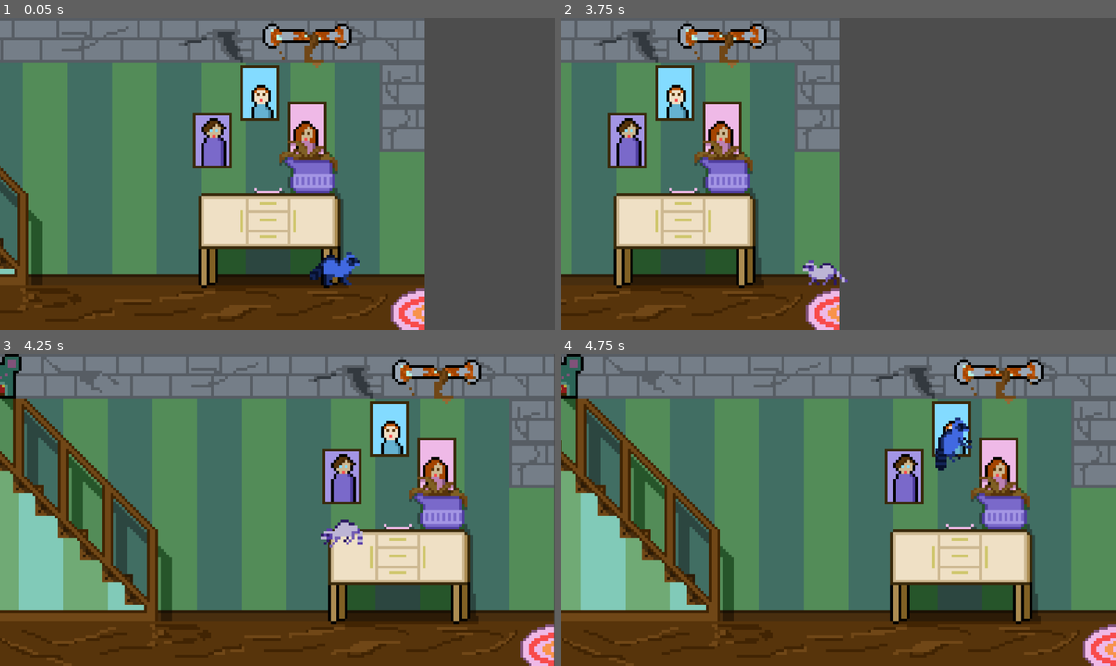
Above: before the commit, frames 1-4 (two rows, left to right).
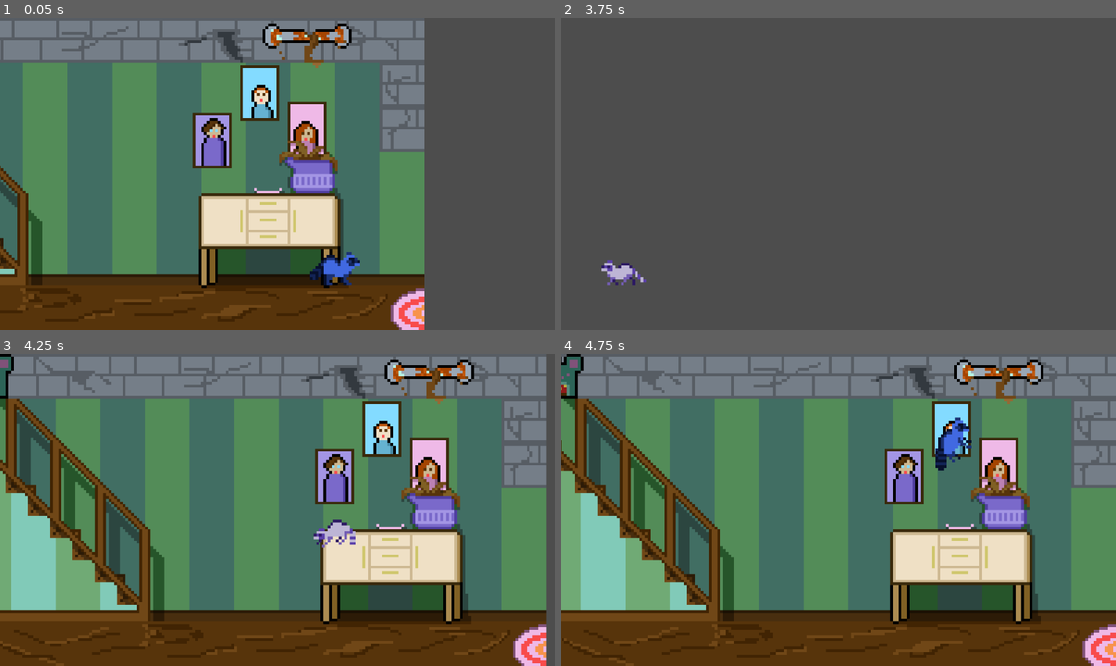
Above: after the commit, the same moments.

Repository: AllanClemz/Ringtail-Rascals-v4
Game: Godot game, scene res://Scenes/-- MAIN --/game.tscn
Two runs of this game, one before a commit and one after it. Both use one fixed random seed, a clock stepped at 60 frames per second and the inputs below.
Inputs:
- Up to frame 1 (0.05 s): no input
- Up to frame 2 (3.75 s): hold D (RIGHT) 0.53-2.03 s; tap E (INTERACT) every 0.75 s from 0.6 to 3.6 s; tap Space (JUMP) at 0.77, 1.52, 3.02 s; hold A (LEFT) from 2.03 s (still down)
- Up to frame 3 (4.25 s): keep holding A (LEFT); tap Space (JUMP) at 3.77 s
- Up to frame 4 (4.75 s): release A (LEFT) at 4.28 s; hold D (RIGHT) from 4.28 s (still down); tap E (INTERACT) at 4.35 s; tap Space (JUMP) at 4.52 s

Frame 1 is identical in both runs. In frame 2, 48% of the frame differs, in the area x 0-52%, y 0-100%; in frame 3, 28%; in frame 4, 0.2%.
Error after the commit: Out of bounds get index '0' (on base: 'Array') (res://Scripts/game.gd:46)

Commit message:
continued

Diff:
--- a/Scenes/Levels/Apartments/greenroom.tscn
+++ b/Scenes/Levels/Apartments/greenroom.tscn
@@ -3,6 +3,7 @@
 [ext_resource type="PackedScene" uid="uid://cu3bt3bl0pvpn" path="res://Scenes/-- MAIN --/collision_tilemap.tscn" id="1_p1vnc"]
 [ext_resource type="Texture2D" uid="uid://b72p10mxkg4cl" path="res://Assets/Texture Grounds/Green Room v2.2.png" id="1_snxx6"]
 [ext_resource type="Texture2D" uid="uid://tkfm5tw8s4eh" path="res://Assets/Texture Grounds/Green Room HandRail.png" id="2_p1vnc"]
+[ext_resource type="PackedScene" uid="uid://xy8unp5axpt2" path="res://Scenes/Misc/greenroom_ceiling.tscn" id="3_uad38"]
 
 [sub_resource type="RectangleShape2D" id="RectangleShape2D_p1vnc"]
 size = Vector2(400, 112)
@@ -28,7 +29,12 @@
 offset_bottom = 40.0
 texture = ExtResource("1_snxx6")
 
-[node name="Foreground" type="TextureRect" parent="Texture Grounds" unique_id=567696093]
+[node name="Greenroom Ceiling" parent="Texture Grounds" unique_id=1531458767 instance=ExtResource("3_uad38")]
+z_index = 10
+position = Vector2(200, 8)
+
+[node name="Handrail" type="TextureRect" parent="Texture Grounds" unique_id=567696093]
+z_index = 10
 offset_right = 400.0
 offset_bottom = 112.0
 texture = ExtResource("2_p1vnc")
--- a/Scenes/Levels/Apartments/kitchen_room.tscn
+++ b/Scenes/Levels/Apartments/kitchen_room.tscn
@@ -8,6 +8,7 @@
 [node name="Kitchen Room" type="Node2D" unique_id=1347215027 groups=["Room Group"]]
 
 [node name="Room Area" type="Area2D" parent="." unique_id=1565921137]
+visible = false
 
 [node name="CollisionShape2D" type="CollisionShape2D" parent="Room Area" unique_id=677091830]
 position = Vector2(72, -40)
--- /dev/null
+++ b/Scenes/Misc/greenroom_ceiling.tscn
@@ -0,0 +1,8 @@
+[gd_scene format=3 uid="uid://xy8unp5axpt2"]
+
+[ext_resource type="Texture2D" uid="uid://b72p10mxkg4cl" path="res://Assets/Texture Grounds/Green Room v2.2.png" id="1_v5r8o"]
+
+[node name="Greenroom Ceiling" type="Sprite2D" unique_id=1531458767]
+texture = ExtResource("1_v5r8o")
+region_enabled = true
+region_rect = Rect2(16, 0, 368, 16)
--- a/Scripts/game.gd
+++ b/Scripts/game.gd
@@ -33,20 +33,20 @@
 
 
 # --- INDIVIDUAL FUNCS ---
+var swap_queue : Array
 func detect():
-	var swap_queue : Array
 	for i : Area2D in ROOM_AREA_BANK:
-		# Detect player in room area
-		for x in i.get_overlapping_bodies():
-			if x == PLAYER:
-				# Append to queue
+		if i.overlaps_body(PLAYER):
+			if not swap_queue.has(i):
 				swap_queue.append(i)
-				print(swap_queue)
+		else:
+			swap_queue.erase(i)
 
-				# Call functions for camera
-				camera(swap_queue[0])
-				var ROOM = swap_queue[0].get_parent()
-				roomOverlay(ROOM)
+		# Call functions
+		var current = swap_queue[0]
+		camera(current)
+		var ROOM = current.get_parent()
+		roomOverlay(ROOM)
 
 func camera(area):
 	# Collision of room area
--- a/project.godot
+++ b/project.godot
@@ -14,10 +14,6 @@
 run/main_scene="uid://dal75rq3thlwe"
 config/features=PackedStringArray("4.6", "GL Compatibility")
 config/icon="res://icon.svg"
-
-[display]
-
-window/size/mode=3
 
 [global_group]
 
